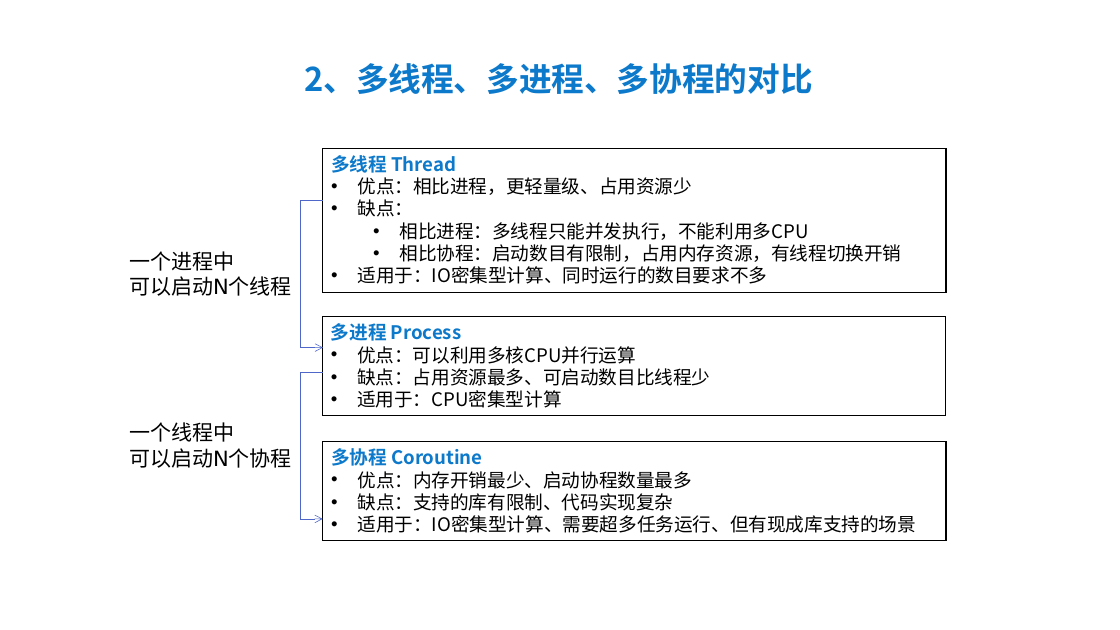
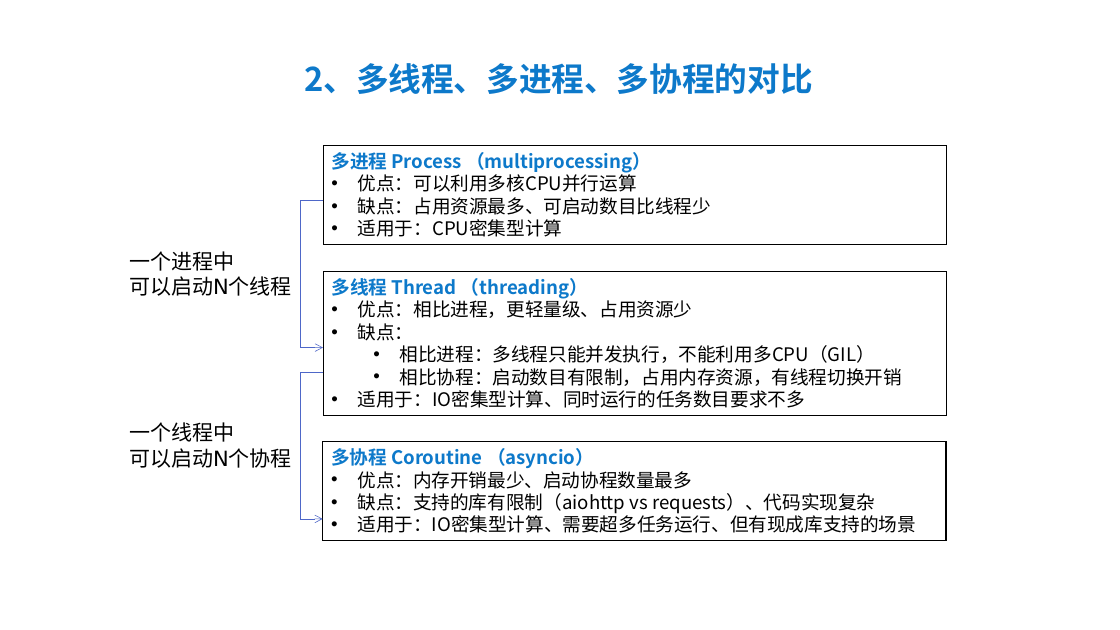
Before and after one commit to peiss/ant-learn-python-concurrent, a slide deck: slide 10 of Python并发编程简介.pptx. Drawn at 1120x630 pixels with LibreOffice and Linux fonts; fonts in the diff are those of the drawing. Boxes give left, top, right and bottom in pixels: in the first picture for what was removed or moved away, otherwise in the second. Text is boxed around its words. In the diff, an @@ line names an element or a change of style, - is before the commit and + after.

Commit message:
xx

```diff
--- a/Python并发编程简介.pptx
+++ b/Python并发编程简介.pptx
@@ rectangle "多进程 Process （multiprocessing）": place and size @@
-rectangle "多进程 Process （multiprocessing）" at bbox=[323, 317, 946, 416]
+rectangle "多进程 Process （multiprocessing）" at bbox=[323, 145, 947, 245]
@@ text in rectangle at bbox=[331, 152, 651, 173]: text changed @@
-多进程 Process
+多进程 Process （multiprocessing）
@@ rectangle "多线程 Thread （threading）": place and size @@
-rectangle "多线程 Thread （threading）" at bbox=[323, 148, 946, 292]
+rectangle "多线程 Thread （threading）" at bbox=[323, 271, 947, 416]
@@ text in rectangle at bbox=[331, 278, 588, 299]: text changed @@
-多线程 Thread
+多线程 Thread （threading）
@@ text in rectangle at bbox=[400, 345, 875, 363]: text changed @@
-  • 相比进程：多线程只能并发执行，不能利用多CPU
+  • 相比进程：多线程只能并发执行，不能利用多CPU（GIL）
@@ text in rectangle at bbox=[358, 390, 805, 408]: text changed @@
-• 适用于：IO密集型计算、同时运行的数目要求不多
+• 适用于：IO密集型计算、同时运行的任务数目要求不多
@@ text in rectangle at bbox=[331, 448, 594, 468]: text changed @@
-多协程 Coroutine
+多协程 Coroutine （asyncio）
@@ text in rectangle at bbox=[357, 493, 875, 514]: text changed @@
-• 缺点：支持的库有限制、代码实现复杂
+• 缺点：支持的库有限制（aiohttp vs requests）、代码实现复杂
```
Also in this commit, not shown: 1 other slide changed, 6 slides added.
